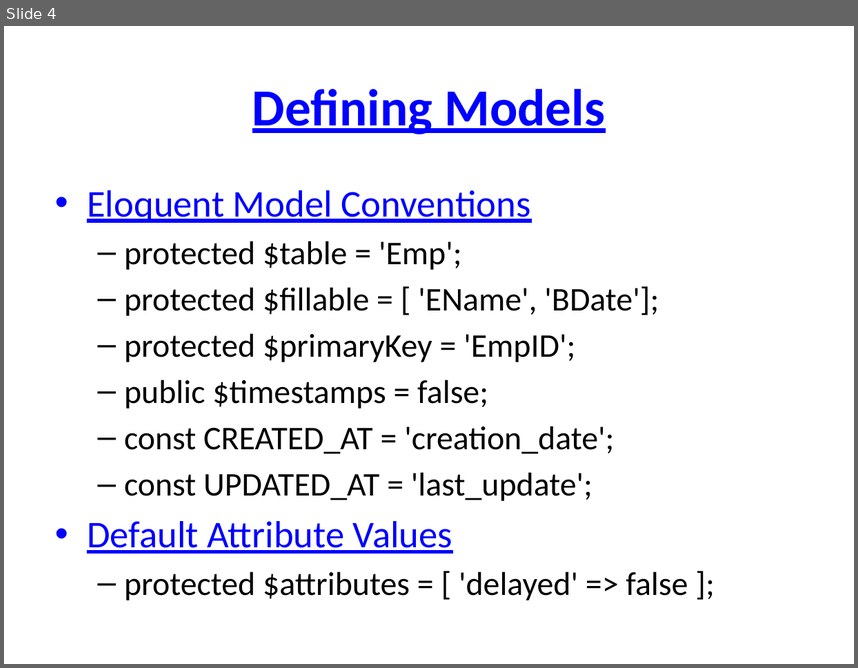
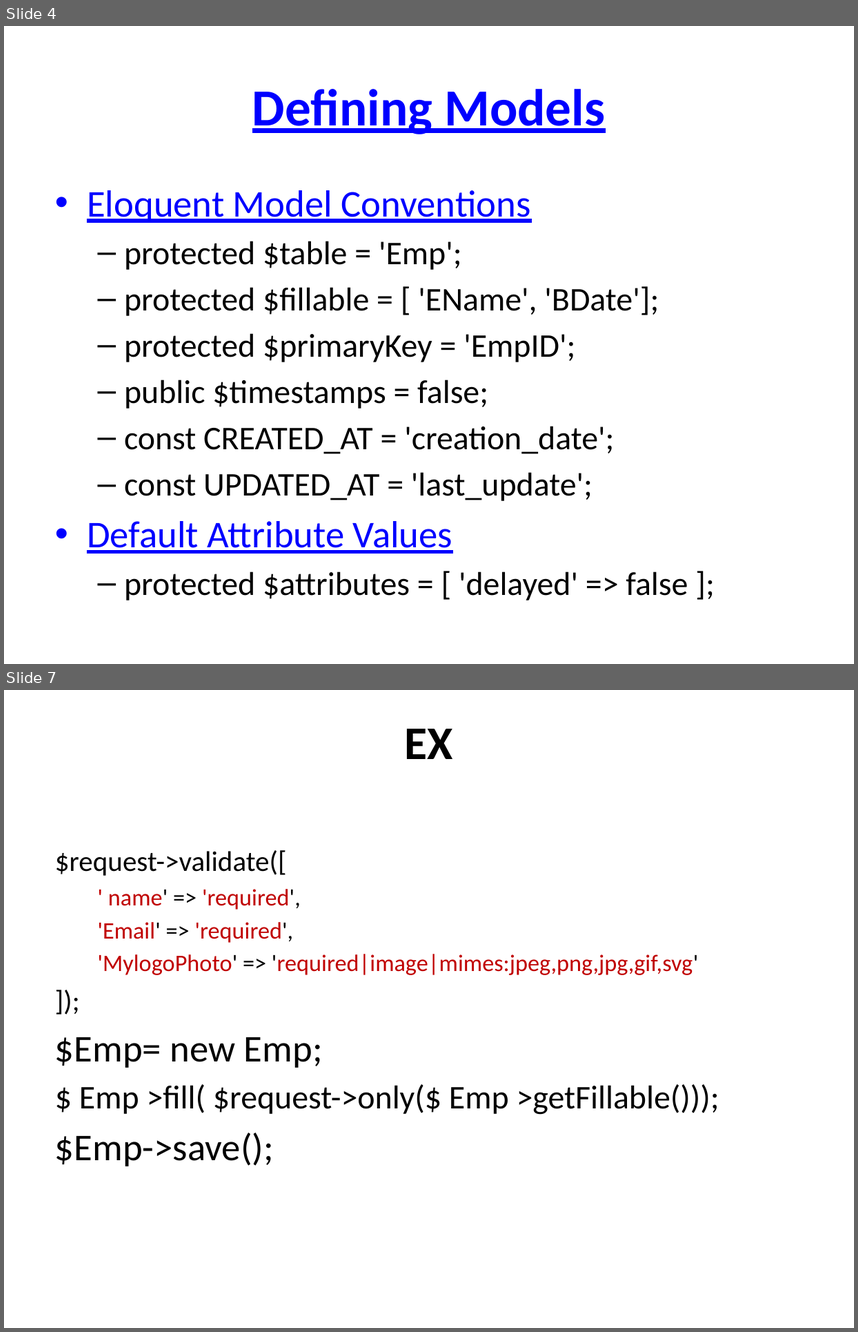
Before and after one commit to TarekSherif/LaravelCourse, a slide deck: PPT/Lec6/6-Laravel Model.pptx. Shown one above the other, each under a label of ours: slide 4 before the commit, slides 4 and 7 after it; the slides between them are not shown. The pictures are 858x668 and 858x1332 pixels, drawn with LibreOffice and Linux fonts; fonts in the diff are those of the drawing. Boxes give left, top, right and bottom in pixels: in the first picture for what was removed or moved away, otherwise in the second. Text is boxed around its words. In the diff, an @@ line names an element or a change of style, - is before the commit and + after.

```diff
--- a/PPT/Lec6/6-Laravel Model.pptx
+++ b/PPT/Lec6/6-Laravel Model.pptx
@@ slide 7 added at bbox=[4, 690, 854, 1328], background #FFFFFF @@
@@ title added at bbox=[405, 729, 453, 759], 39.6 pt, text #000000, bold @@
+EX
@@ text added at bbox=[55, 850, 720, 1166], 20 pt, text #000000 @@
+$request->validate([
+  ' name' => 'required',
+  'Email' => 'required',
+  'MylogoPhoto' => 'required|image|mimes:jpeg,png,jpg,gif,svg'
+]);
+$Emp= new Emp;
+$ Emp >fill( $request->only($ Emp >getFillable()));
+$Emp->save();
```
Also in this commit, not shown: 2 slides changed, 7 other files.
